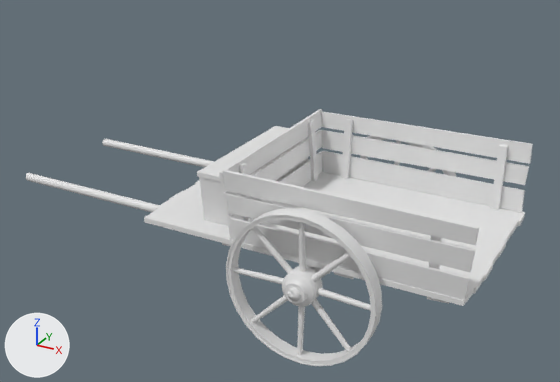
Renders of the FBX model stpr/Assets/etc/Containers pack/wagon/S_wagon.FBX from each side of a commit.
Rendered twice from a camera (50 mm lens) standing at (2.25, -4.92, 2.58) and looking at (-0.45, -0.01, 0.12). Lighting does not change. The marker at lower left points along +X, +Y and +Z. Materials are left out; every surface is plain grey. Where no turn or scale is listed for an object, it has been applied to the vertices.

Names of what the first picture shows: 'Axis_low', 'Wheels_low', 'floor_low', 'sticks_low', 'top1_low', 'top_low'.
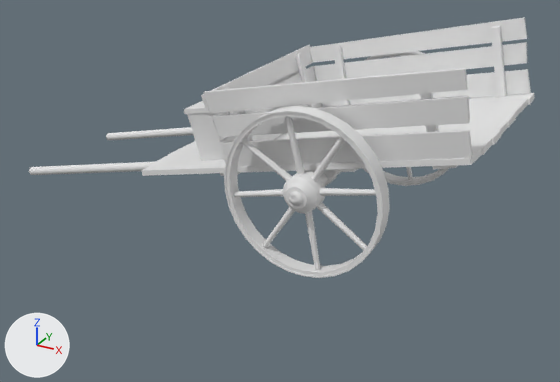
Changed parts and their boxes (x1, y1, x2, y2) in the pictures (560 x 382 px; the box of a moved part takes in the faces that stretch with it):
'floor_low', reshaped, moved, turned, rescaled: before (144, 119, 525, 306); after (29, 17, 535, 278)
'top_low', deleted: before (222, 112, 533, 300)
'Wheels_low', deleted: before (226, 136, 456, 366)
'top1_low', deleted: before (219, 109, 323, 240)
'sticks_low', deleted: before (26, 139, 214, 212)
'Axis_low', deleted: before (287, 267, 321, 301)
part 1 of me_mesh, moved or reshaped: before (144, 172, 525, 306); after (142, 93, 535, 176)
part 2 of me_mesh, moved or reshaped: before (239, 163, 253, 222); after (222, 87, 237, 137)
part 3 of me_mesh, moved or reshaped: before (308, 119, 318, 181); after (295, 53, 316, 108)
part 4 of me_mesh, moved or reshaped: before (341, 119, 353, 179); after (333, 46, 349, 106)
part 5 of me_mesh, moved or reshaped: before (490, 144, 508, 210); after (491, 26, 507, 98)
part 6 of me_mesh, moved or reshaped: before (251, 196, 263, 225); after (237, 110, 256, 141)
part 7 of me_mesh, moved or reshaped: before (429, 236, 442, 269); after (420, 93, 439, 132)
part 8 of me_mesh, moved or reshaped: before (334, 272, 355, 279); after (334, 169, 358, 172)
part 9 of me_mesh, moved or reshaped: before (427, 297, 450, 304); after (432, 165, 458, 169)
part 10 of me_mesh, moved or reshaped: before (306, 265, 331, 273); after (308, 169, 339, 178)
part 11 of me_mesh, moved or reshaped: before (197, 126, 309, 226); after (184, 70, 299, 161)
part 12 of me_mesh, added: after (29, 17, 531, 278)

Patch to the scene script:
```diff
--- a/stpr/Assets/etc/Containers pack/wagon/S_wagon.FBX.py
+++ b/stpr/Assets/etc/Containers pack/wagon/S_wagon.FBX.py
@@ me_mesh @@
 # used by ob_floor_low; location = (0.014, 0.002, 0.244); scale = (0.01, 0.01, 0.01)
-me_mesh.from_pydata(...)  # 232 vertices, 394 faces; spans x -128.0..128.0, y -76.0..76.0, z -37.0..30.0
+me_mesh.from_pydata(...)  # 1816 vertices, 3000 faces; spans x -26497.0..12383.0, y 190.0..15097.0, z -9757.0..9728.0
+# me_mesh part 1: the loose piece of 88 vertices spanning x -128.0..128.0, y -75.0..75.0, z -26.0..-22.0 is multiplied about its middle by the matrix ((97.515, 0.0, -22.153), (22.153, 0.0, 97.515), (0.0, -100.0, 0.0)), then moved by (-192.0, 6817.0, 24.0)
+# me_mesh part 2: the loose piece of 8 vertices spanning x -49.0..-42.0, y -57.0..-51.0, z -23.0..29.0 is multiplied about its middle by the matrix ((97.515, 0.0, -22.153), (22.153, 0.0, 97.515), (0.0, -100.0, 0.0)), then moved by (-5178.0, 8532.0, 5381.0)
+# me_mesh part 3: the loose piece of 8 vertices spanning x -49.0..-42.0, y 51.0..57.0, z -23.0..30.0 is multiplied about its middle by the matrix ((97.515, 0.0, -22.153), (22.153, 0.0, 97.515), (0.0, -100.0, 0.0)), then moved by (-5186.0, 8457.0, -5398.0)
+# me_mesh part 4: the loose piece of 8 vertices spanning x -26.0..-19.0, y 68.0..76.0, z -23.0..29.0 is multiplied about its middle by the matrix ((97.515, 0.0, -22.153), (22.153, 0.0, 97.515), (0.0, -100.0, 0.0)), then moved by (-2975.0, 8895.0, -7236.0)
+# me_mesh part 5: the loose piece of 8 vertices spanning x 102.0..109.0, y 68.0..76.0, z -23.0..29.0 is multiplied about its middle by the matrix ((97.515, 0.0, -22.153), (22.153, 0.0, 97.515), (0.0, -100.0, 0.0)), then moved by (9373.0, 11731.0, -7236.0)
+# me_mesh part 6: the loose piece of 8 vertices spanning x -29.0..-22.0, y -76.0..-68.0, z -23.0..28.0 is multiplied about its middle by the matrix ((97.515, 0.0, -22.153), (22.153, 0.0, 97.515), (0.0, -100.0, 0.0)), then moved by (-3245.0, 8958.0, 7195.0)
+# me_mesh part 7: the loose piece of 8 vertices spanning x 99.0..106.0, y -76.0..-68.0, z -23.0..29.0 is multiplied about its middle by the matrix ((97.515, 0.0, -22.153), (22.153, 0.0, 97.515), (0.0, -100.0, 0.0)), then moved by (9098.0, 11819.0, 7194.0)
+# me_mesh part 8: the loose piece of 8 vertices spanning x 35.0..49.0, y -74.0..74.0, z -30.0..-26.0 is multiplied about its middle by the matrix ((97.515, 0.0, -22.153), (22.153, 0.0, 97.515), (0.0, -100.0, 0.0)), then moved by (3932.0, 7397.0, 43.0)
+# me_mesh part 9: the loose piece of 8 vertices spanning x 100.0..114.0, y -74.0..74.0, z -30.0..-26.0 is multiplied about its middle by the matrix ((97.515, 0.0, -22.153), (22.153, 0.0, 97.515), (0.0, -100.0, 0.0)), then moved by (10236.0, 8844.0, 22.0)
+# me_mesh part 10: the loose piece of 32 vertices spanning x 4.0..29.0, y -60.0..60.0, z -37.0..-27.0 is multiplied about its middle by the matrix ((97.515, 0.0, -22.153), (22.153, 0.0, 97.515), (0.0, -100.0, 0.0)), then moved by (1566.0, 6463.0, 24.0)
+# me_mesh part 11: the loose piece of 40 vertices spanning x -84.0..-52.0, y -60.0..59.0, z -23.0..17.0 is multiplied about its middle by the matrix ((97.515, 0.0, -22.153), (22.153, 0.0, 97.515), (0.0, -100.0, 0.0)), then moved by (-7226.0, 7427.0, 11.0)
+# me_mesh part 12: 1584 vertices added at x -26497.0..12008.0, y 190.0..15097.0, z -9757.0..9728.0
@@ ob_brackets_low @@
-ob_brackets_low = bpy.data.objects.new('Brackets_low', me_mesh_004)
@@ ob_floor_low @@
 ob_floor_low = bpy.data.objects.new('floor_low', me_mesh)
-ob_floor_low.location = (0.014, 0.002, 0.244)
-ob_floor_low.scale = (0.01, 0.01, 0.01)
+ob_floor_low.location = (0.015, 0.0, -0.02)
+ob_floor_low.rotation_euler = (1.571, 0.0, 0.0)  # degrees (90, 0, 0)
+ob_floor_low.scale = (0.0001, 0.0001, 0.0001)
@@ ob_wheels_low @@
-ob_wheels_low = bpy.data.objects.new('Wheels_low', me_mesh_002)
@@ ob_axis_low @@
-ob_axis_low = bpy.data.objects.new('Axis_low', me_mesh_003)
@@ ob_top_low @@
-ob_top_low = bpy.data.objects.new('top_low', me_mesh_001)
@@ ob_sticks_low @@
-ob_sticks_low = bpy.data.objects.new('sticks_low', me_mesh_005)
@@ ob_top1_low @@
-ob_top1_low = bpy.data.objects.new('top1_low', me_mesh_006)
```
